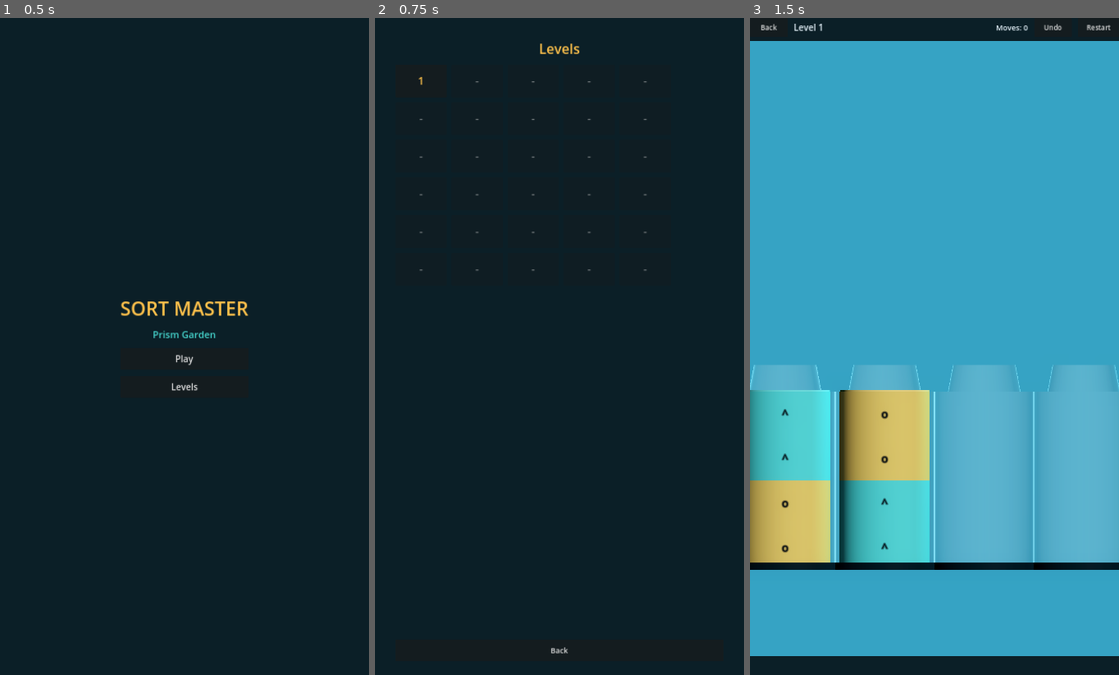
Above: before the commit, frames 1-3 (left to right).
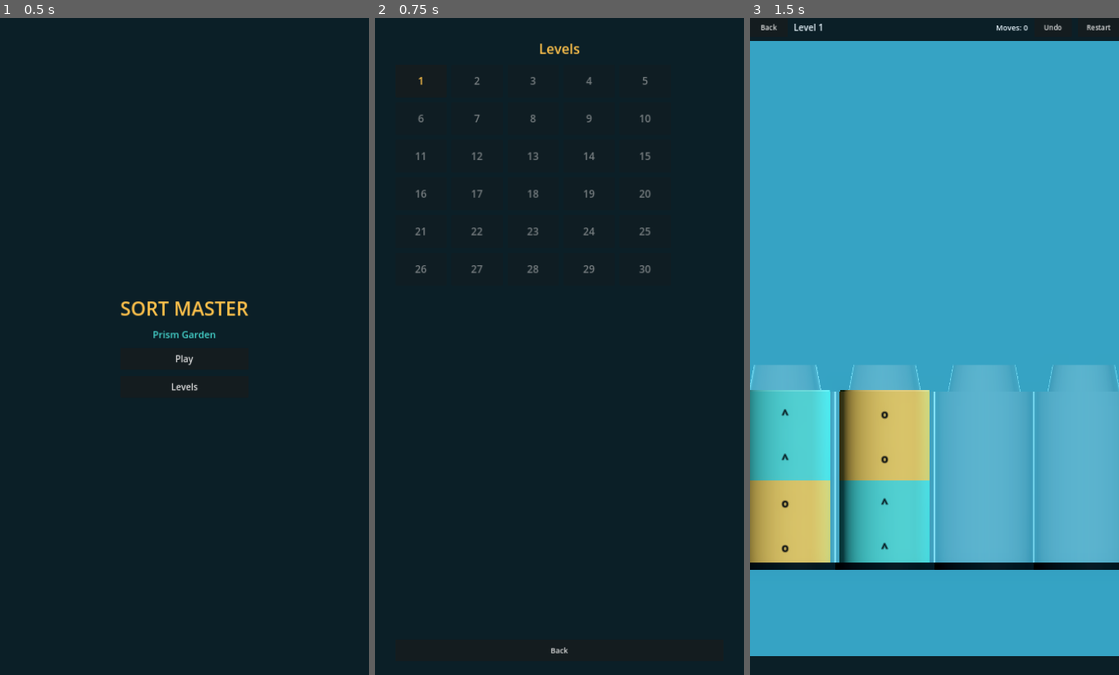
Above: after the commit, the same moments.

Repository: kieronpeters/sort-master
Game: Godot game, scene res://scenes/main.tscn
Two runs of this game, one before a commit and one after it. Both use one fixed random seed, a clock stepped at 60 frames per second and the inputs below.
Inputs:
- Up to frame 1 (0.5 s): no input
- Up to frame 2 (0.75 s): click "Levels" at 0.5 s
- Up to frame 3 (1.5 s): click "1" at 1.25 s

Frame 1 is identical in both runs. In frame 2, 0.5% of the frame differs, in the area x 10-75%, y 9-39%; in frame 3, nothing differs.

Commit message:
fix: readable completion overlay and level-select labels (M8-06 findings)

Diff:
--- a/godot/scripts/ui/main.gd
+++ b/godot/scripts/ui/main.gd
@@ -167,7 +167,7 @@
 
 	for i in levels.size():
 		var b := Button.new()
-		b.text = str(i + 1) if i <= unlocked else "-"
+		b.text = str(i + 1)
 		b.disabled = i > unlocked
 		b.custom_minimum_size = Vector2(150, 96)
 		b.add_theme_font_size_override("font_size", 30)
@@ -385,18 +385,32 @@
 		unlocked = level_index + 1
 		_save_progress()
 
-	win_panel = Panel.new()
+	win_panel = Control.new()
 	win_panel.set_anchors_preset(Control.PRESET_FULL_RECT)
-	win_panel.modulate = Color(0, 0, 0, 0.75)
+	win_panel.mouse_filter = Control.MOUSE_FILTER_STOP
 	screen_root.add_child(win_panel)
 
-	var center := CenterContainer.new()
-	center.set_anchors_preset(Control.PRESET_FULL_RECT)
-	win_panel.add_child(center)
+	var backdrop := ColorRect.new()
+	backdrop.color = Color(0, 0, 0, 0.82)
+	backdrop.set_anchors_preset(Control.PRESET_FULL_RECT)
+	backdrop.mouse_filter = Control.MOUSE_FILTER_IGNORE
+	win_panel.add_child(backdrop)
+
+	var card := PanelContainer.new()
+	card.set_anchors_preset(Control.PRESET_CENTER)
+	card.custom_minimum_size = Vector2(560, 0)
+	var sb := StyleBoxFlat.new()
+	sb.bg_color = PANEL
+	sb.border_color = ACCENT
+	sb.set_border_width_all(2)
+	sb.set_corner_radius_all(14)
+	sb.set_content_margin_all(28)
+	card.add_theme_stylebox_override("panel", sb)
+	win_panel.add_child(card)
+
 	var box := VBoxContainer.new()
 	box.add_theme_constant_override("separation", 20)
-	box.custom_minimum_size = Vector2(340, 0)
-	center.add_child(box)
+	card.add_child(box)
 
 	box.add_child(_label("Level Complete", 46, GOLD))
 	box.add_child(_label("Solved in %d moves" % moves, 24))
@@ -408,7 +422,7 @@
 			_start_level(level_index + 1))
 		box.add_child(next_button)
 	else:
-		box.add_child(_label("That is all five levels.", 22, ACCENT))
+		box.add_child(_label("That is all 30 levels.", 22, ACCENT))
 
 	var replay := _button("Replay")
 	replay.pressed.connect(func():
